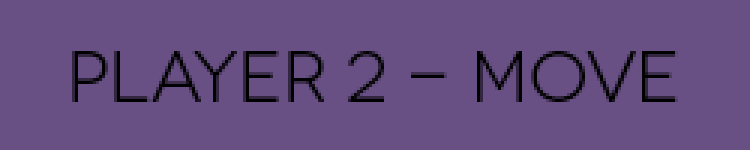
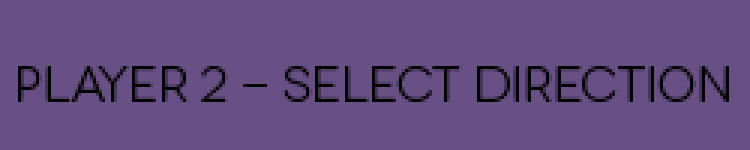
Revision of a layered 750×150 image; what changed, layer by layer:
added group "Player 2" with 5 layers above "Background" over <box>18,51,729,102</box>
renamed "Player 2 - Move" to "Player 2 - move", hid it, moved it into group "Player 2" over <box>72,51,678,102</box>
added layer "Player 2 - dir_sel" in group "Player 2" over <box>18,66,729,102</box>
moved "player b" into group "Player 2" over <box>18,51,729,102</box>
